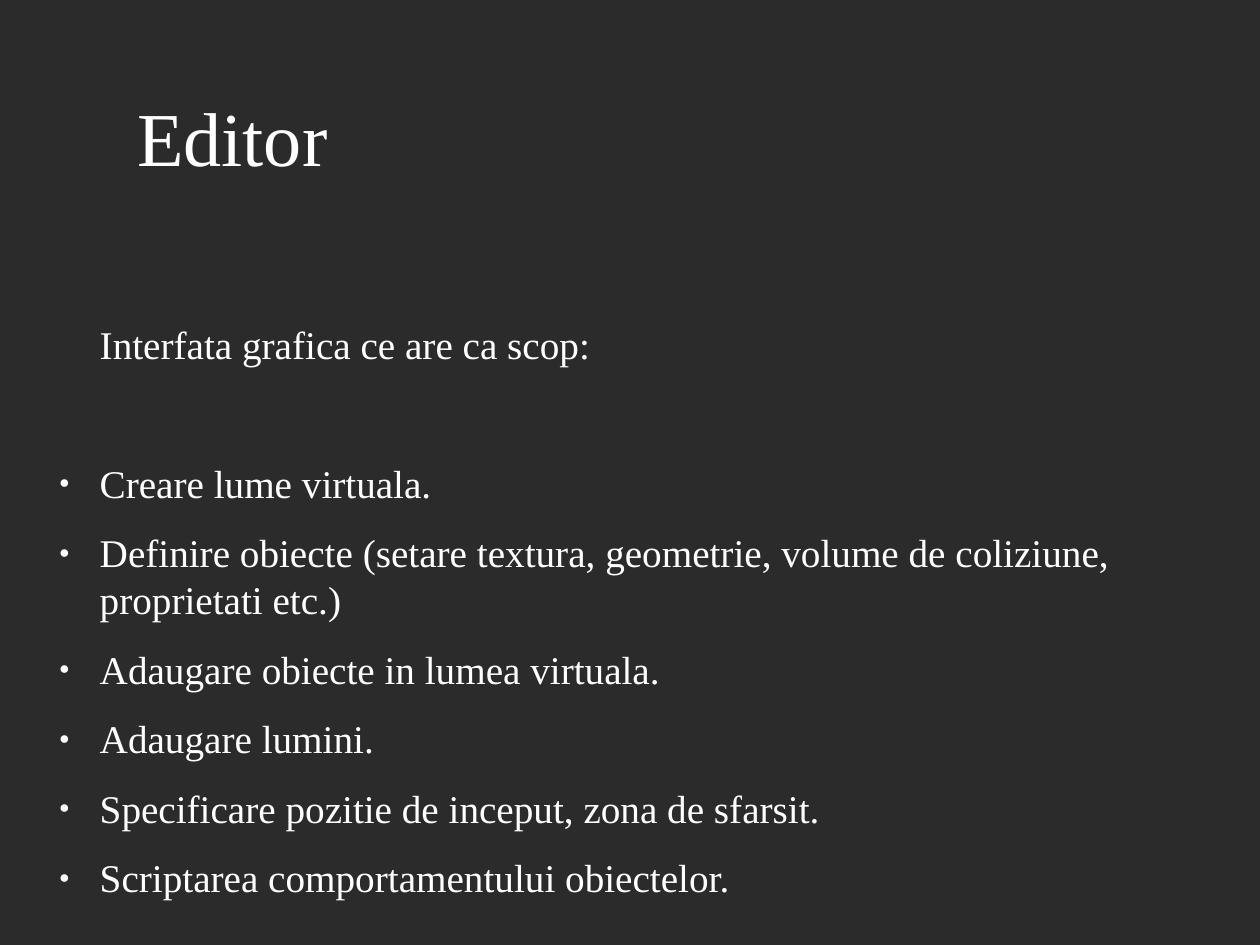
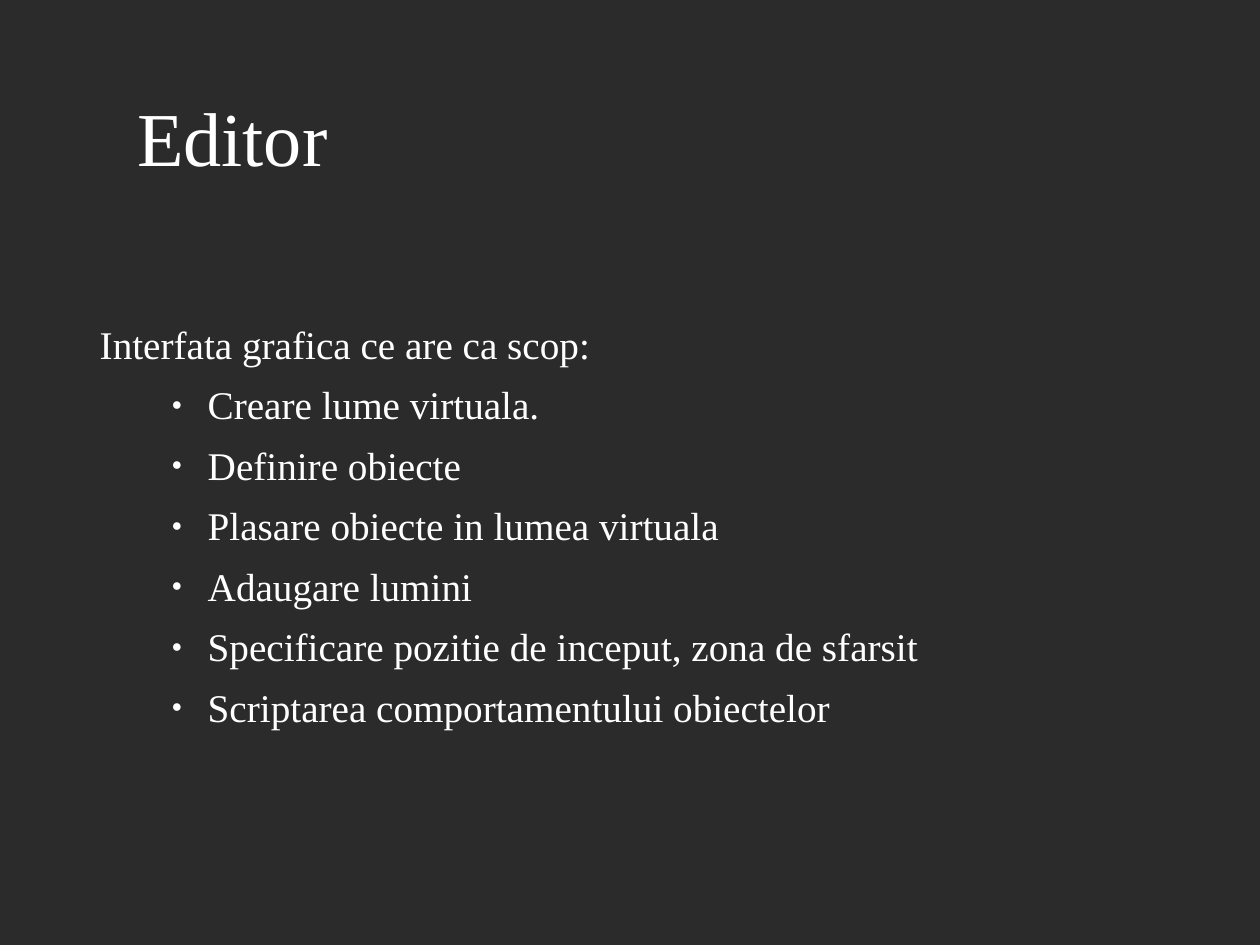
Before and after one commit to AlexandruScutaru/Licenta2019AlexandruOvidiuScutaru, a slide deck: slide 12 of GameEngine3D_prezentare.odp (slide 22 before the commit). Drawn at 1260x945 pixels with LibreOffice and Linux fonts; fonts in the diff are those of the drawing; background and template pictures are left out; a plain dark background stands for a picture behind light text. Boxes give left, top, right and bottom in pixels: in the first picture for what was removed or moved away, otherwise in the second. Text is boxed around its words. In the diff, an @@ line names an element or a change of style, - is before the commit and + after.

```diff
--- a/GameEngine3D_prezentare.odp
+++ b/GameEngine3D_prezentare.odp
@@ text at [208,391,539,420]: list level 1 to 3 in "Creare lume virtuala." @@
@@ text at [208,452,918,729]: text changed @@
-● Definire obiecte (setare textura, geometrie, volume de coliziune, proprietati etc.)
-● Adaugare obiecte in lumea virtuala.
-● Adaugare lumini.
-● Specificare pozitie de inceput, zona de sfarsit.
-● Scriptarea comportamentului obiectelor.
+    ● Definire obiecte
+    ● Plasare obiecte in lumea virtuala
+    ● Adaugare lumini
+    ● Specificare pozitie de inceput, zona de sfarsit
+    ● Scriptarea comportamentului obiectelor
```
Also in this commit, not shown: 3 other slides changed, 12 slides added, 22 slides removed.
